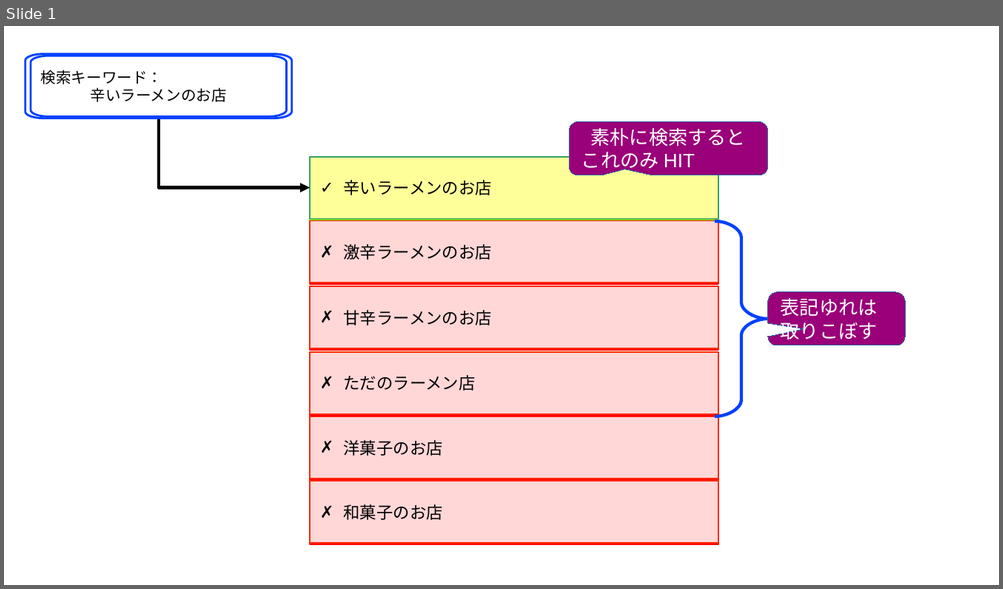
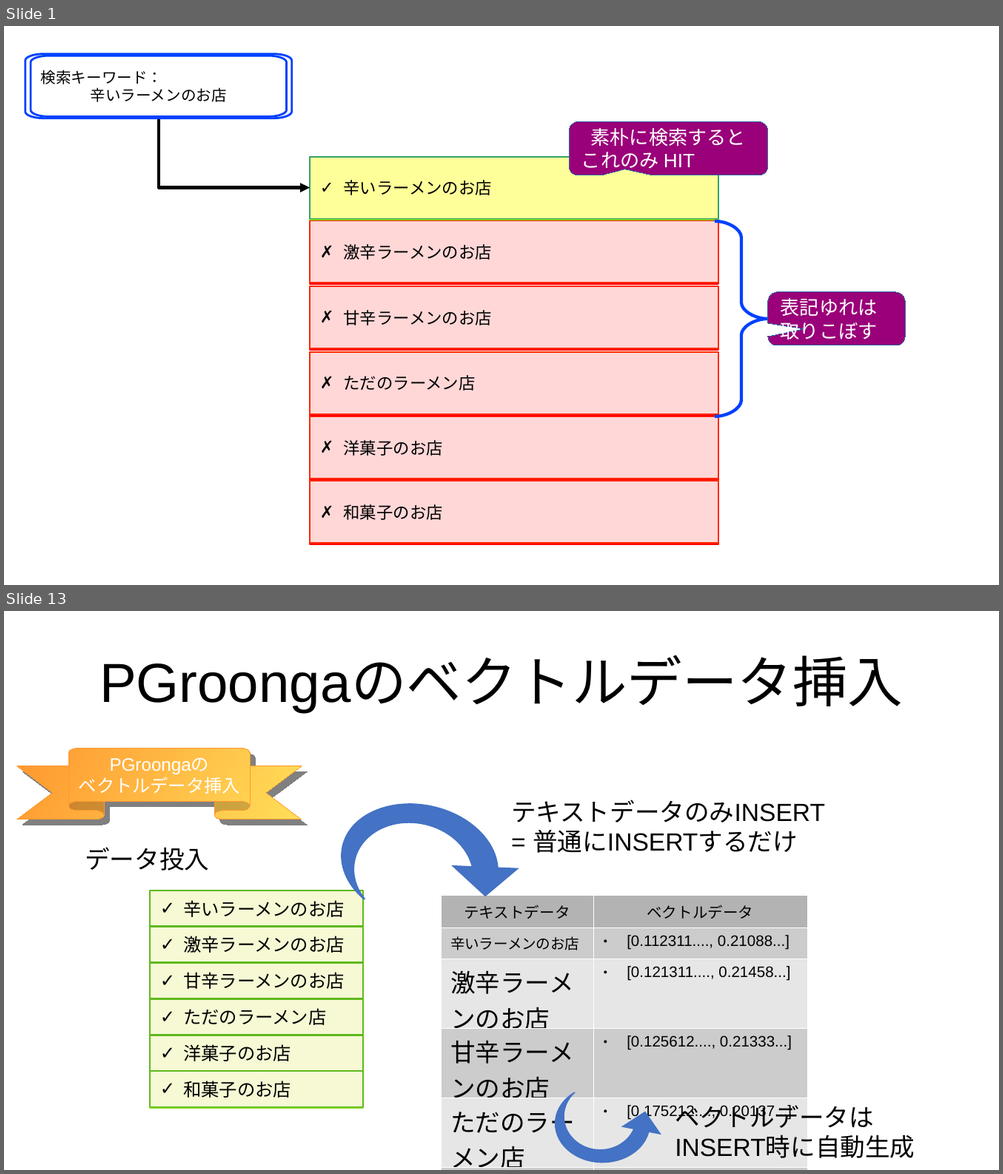
Before and after one commit to komainu8/rabbit-slide-komainu8-postgresql-conference-japan-2025, a slide deck: images.odp. Shown one above the other, each under a label of ours: slide 1 before the commit, slides 1 and 13 after it; the slides between them are not shown. The pictures are 1003x589 and 1003x1174 pixels, drawn with LibreOffice and Linux fonts; fonts in the diff are those of the drawing. Boxes give left, top, right and bottom in pixels: in the first picture for what was removed or moved away, otherwise in the second. Text is boxed around its words. In the diff, an @@ line names an element or a change of style, - is before the commit and + after.

```diff
--- a/images.odp
+++ b/images.odp
@@ slide 13 added at (4, 611, 999, 1170), background #FFFFFF @@
@@ title added at (99, 658, 902, 712), 39.9 pt, text #000000 @@
+PGroongaのベクトルデータ挿入
@@ ribbon added at (17, 748, 301, 819), fill gradient #FFDE59 to #FF972F, outline #FF972F 0 pt, 13 pt, text #FFFFFF @@
+PGroongaの
+ベクトルデータ挿入
@@ freeform shape added at (332, 789, 529, 931), fill #4472C4 @@
@@ text added at (511, 800, 825, 853), 18 pt, text #000000 @@
+テキストデータのみINSERT
+= 普通にINSERTするだけ
@@ text added at (85, 847, 209, 871), 18 pt, text #000000 @@
+データ投入
@@ rectangle added at (149, 891, 362, 926), fill #F6F9D4, outline #5EB91E 0.99 pt, 13 pt, text #000000 @@
+✓ 辛いラーメンのお店
@@ table added at (441, 895, 808, 1170), 7 rows, 2 columns @@
+テキストデータ | ベクトルデータ
+辛いラーメンのお店 | [0.112311...., 0.21088...]
+激辛ラーメンのお店 | [0.121311...., 0.21458...]
+甘辛ラーメンのお店 | [0.125612...., 0.21333...]
+ただのラーメン店 | [0.175212...., 0.20137...]
+洋菓子のお店 | [0.375212...., 0.00137...]
+和菓子のお店 | [0.355012...., 0.01147...]
@@ rectangle added at (149, 927, 362, 963), fill #F6F9D4, outline #5EB91E 0.99 pt, 13 pt, text #000000 @@
+✓ 激辛ラーメンのお店
@@ rectangle added at (149, 963, 362, 999), fill #F6F9D4, outline #5EB91E 0.99 pt, 13 pt, text #000000 @@
+✓ 甘辛ラーメンのお店
@@ rectangle added at (149, 1000, 362, 1036), fill #F6F9D4, outline #5EB91E 0.99 pt, 13 pt, text #000000 @@
+✓ ただのラーメン店
@@ rectangle added at (149, 1036, 362, 1071), fill #F6F9D4, outline #5EB91E 0.99 pt, 13 pt, text #000000 @@
+✓ 洋菓子のお店
@@ rectangle added at (149, 1071, 362, 1108), fill #F6F9D4, outline #5EB91E 0.99 pt, 13 pt, text #000000 @@
+✓ 和菓子のお店
@@ freeform shape added at (555, 1092, 661, 1163), fill #4472C4 @@
@@ text added at (674, 1105, 914, 1159), 18 pt, text #000000 @@
+ベクトルデータは
+INSERT時に自動生成
```
Also in this commit, not shown: 7 slides changed, 4 other slides added, 1 slide removed.
